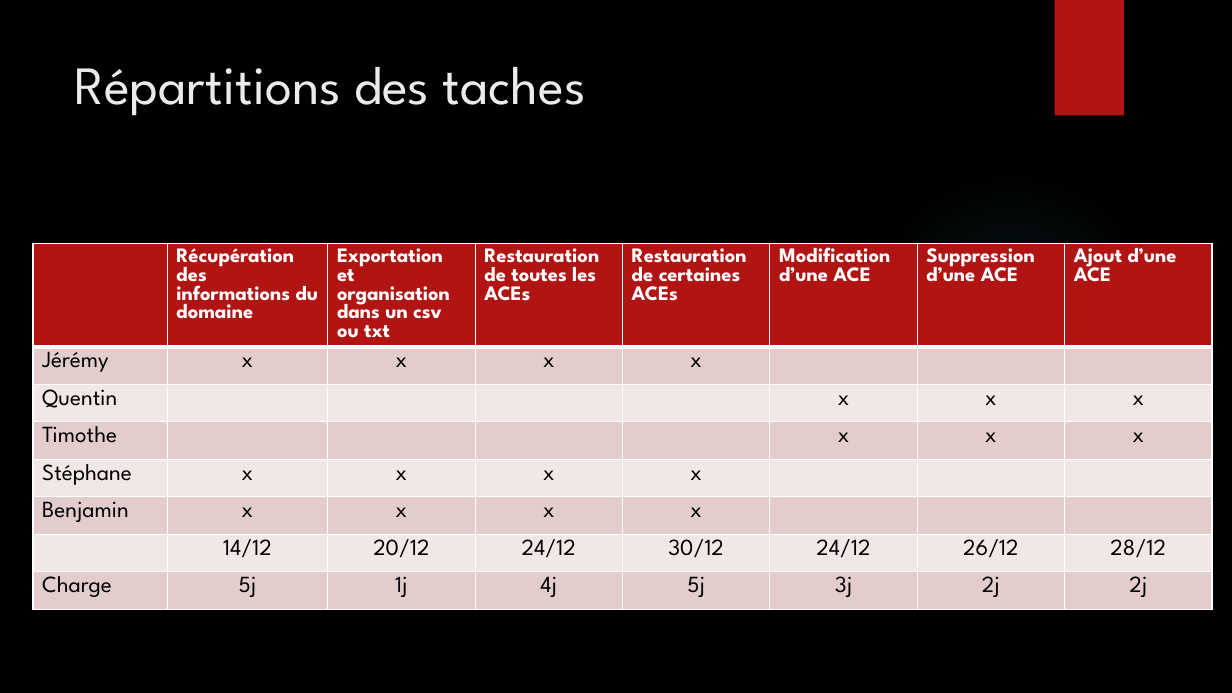
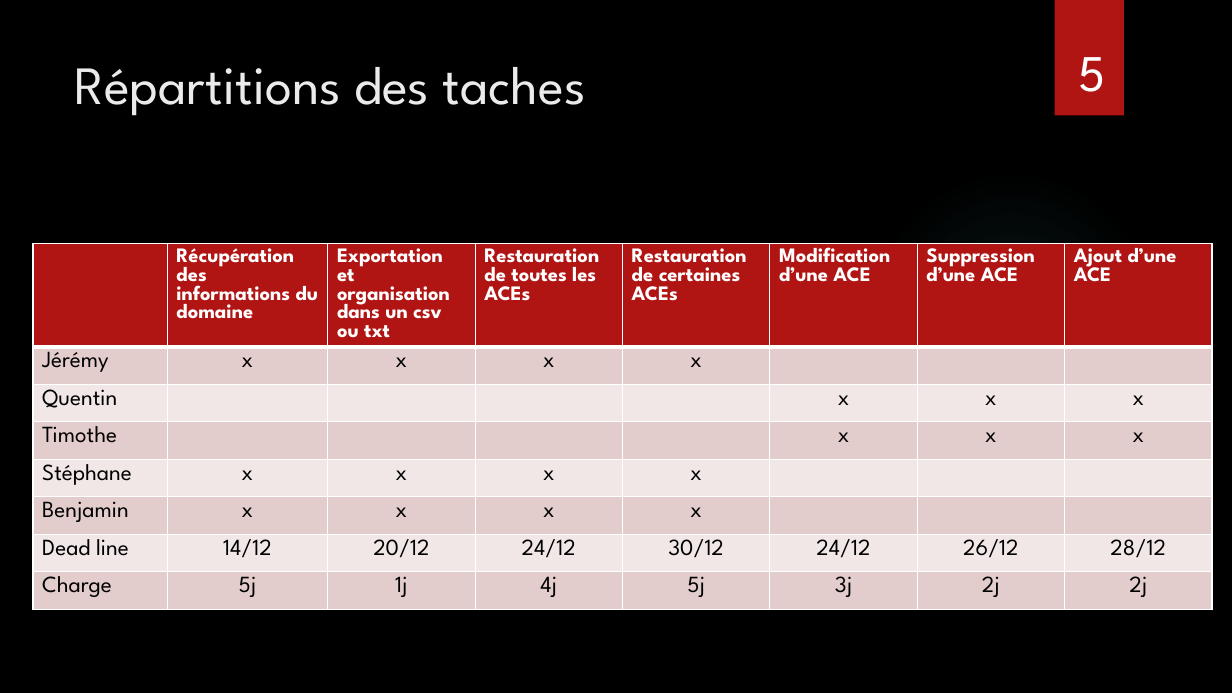
Before and after one commit to FernandezBenjamin/Admin-Windows-Server, a slide deck: slide 5 of Projet_Windows_serveur.pptx. Drawn at 1232x693 pixels with LibreOffice and Linux fonts; fonts in the diff are those of the drawing; background and template pictures are left out. Boxes give left, top, right and bottom in pixels: in the first picture for what was removed or moved away, otherwise in the second. Text is boxed around its words. In the diff, an @@ line names an element or a change of style, - is before the commit and + after.

Commit message:
ppt

```diff
--- a/Projet_Windows_serveur.pptx
+++ b/Projet_Windows_serveur.pptx
@@ text added at (1078,57,1105,92), 40 pt, text #FFFFFF @@
+5
@@ table at (33,244,1215,639) @@
-row 7, column 1: 
+row 7, column 1: Dead line
```
Also in this commit, not shown: 1 other slide changed.
